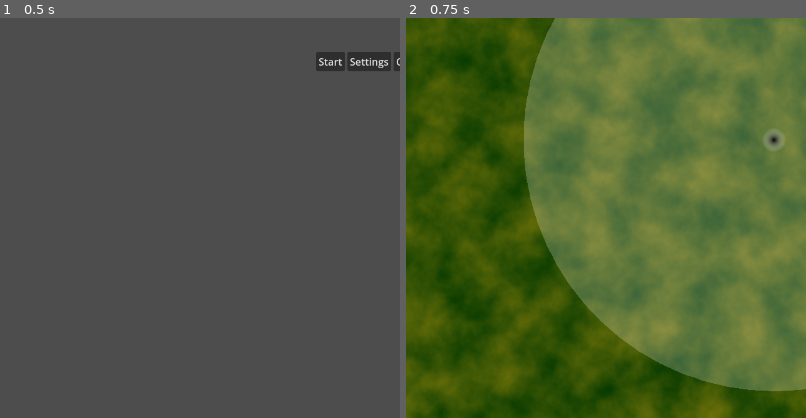
Above: before the commit, frames 1-2 (left to right).
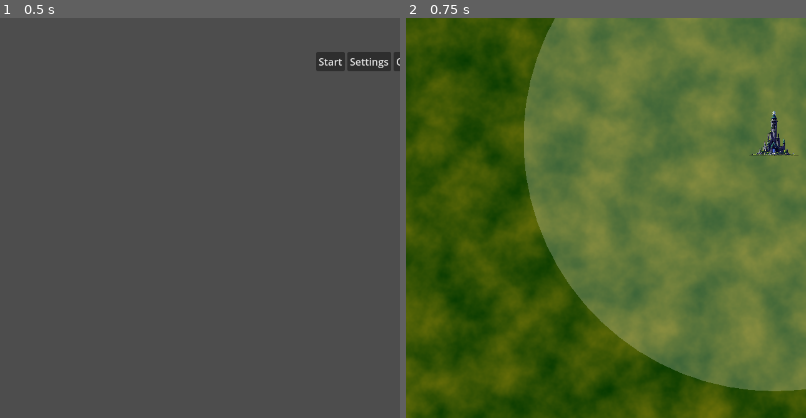
Above: after the commit, the same moments.

Repository: elijahknaperek/WizardTypeTower
Game: Godot game, scene res://main_menu.tscn
Same seed, same stepped clock (60 frames per second), same inputs: the game is played once before the commit and once after it.
Inputs:
- Up to frame 1 (0.5 s): no input
- Up to frame 2 (0.75 s): click "Start" at 0.5 s
The pictures show only the part of the screen within x 4-54%, y 35-85%; the shares and areas given below are measured in that part.

Frame 1 is identical in both runs. In frame 2, 0.4% of the frame differs, in the area x 86-98%, y 23-35%.

Commit message:
added tower image

Diff:
--- a/game/tower.tscn
+++ b/game/tower.tscn
@@ -1,17 +1,9 @@
-[gd_scene load_steps=6 format=3 uid="uid://dhcwgyrj6yyqn"]
+[gd_scene load_steps=5 format=3 uid="uid://dhcwgyrj6yyqn"]
 
 [ext_resource type="Script" path="res://game/tower.gd" id="1_e5sva"]
+[ext_resource type="Texture2D" uid="uid://bhejmu25fahb6" path="res://assets/image/tower.png" id="2_5qooa"]
 
 [sub_resource type="CircleShape2D" id="CircleShape2D_3gtou"]
-
-[sub_resource type="Gradient" id="Gradient_817e3"]
-colors = PackedColorArray(0, 0, 0, 1, 1, 1, 1, 0)
-
-[sub_resource type="GradientTexture2D" id="GradientTexture2D_xxk4j"]
-gradient = SubResource("Gradient_817e3")
-fill = 1
-fill_from = Vector2(0.5, 0.5)
-fill_to = Vector2(0.705128, 0.269231)
 
 [sub_resource type="CircleShape2D" id="CircleShape2D_ceihx"]
 radius = 12.0416
@@ -24,7 +16,9 @@
 shape = SubResource("CircleShape2D_3gtou")
 
 [node name="Sprite2D" type="Sprite2D" parent="."]
-texture = SubResource("GradientTexture2D_xxk4j")
+position = Vector2(0, -15)
+scale = Vector2(0.105, 0.105)
+texture = ExtResource("2_5qooa")
 
 [node name="Camera2D" type="Camera2D" parent="."]
 
Binary file added: assets/image/tower.png
Not shown, added: assets/image/tower.png.import
